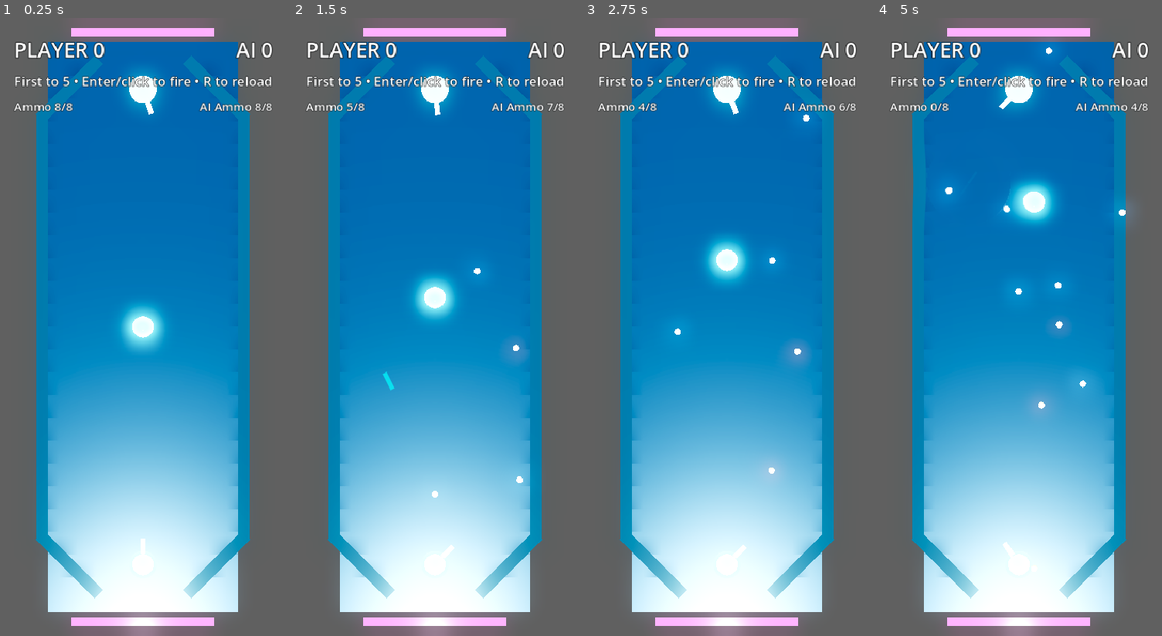
Above: before the commit, frames 1-4 (left to right).
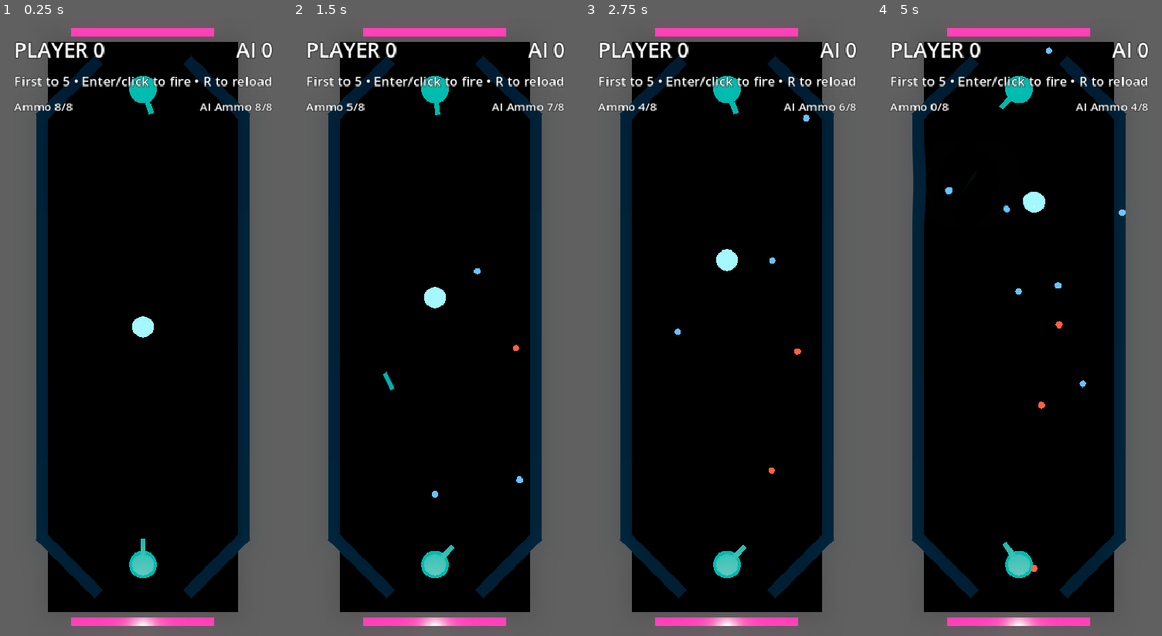
Above: after the commit, the same moments.

Repository: mchambers-mojang/sweet-vinegar-games
Game: Godot game, scene res://carom/scenes/carom_arena.tscn
The game is run twice, just before and just after one commit, with the same random seed, the same clock (stepped at 60 frames per second) and the same inputs. This scene is started directly instead of the project's main scene.
Inputs (mouse positions are in pixels of both pictures, inside the frame that each line leads up to):
- Up to frame 1 (0.25 s): no input
- Up to frame 2 (1.5 s): tap Enter (ui_accept) at 0.5, 0.77, 1.25 s; move the mouse to (497, 296) at 0.52 s; hold Right (ui_right) 0.53-1.25 s; hold Shift 0.53-1.25 s; click (497, 296) at 0.67 s; drag from (377, 357) to (420, 450) at 1.27 s
- Up to frame 3 (2.75 s): tap Enter (ui_accept) at 2 s; move the mouse to (755, 191) at 2.02 s; hold Right (ui_right) from 2.03 s (still down); tap Ctrl at 2.1 s
- Up to frame 4 (5 s): release Right (ui_right) at 2.75 s; tap Enter (ui_accept) at 2.75, 3.5, 3.77, 4.25 s; drag from (1004, 450) to (933, 234) at 2.77 s; move the mouse to (1104, 419) at 3.52 s; hold Left (ui_left) 3.53-4.25 s; tap R at 3.6 s; drag from (933, 234) to (976, 172) at 4.27 s

The runs differ from the first frame. In frame 1, 69% of the frame differs, in the area x 12-88%, y 1-100%; in frame 2, 69%; in frame 3, 69%; in frame 4, 69%, in the area x 12-90%, y 1-100%.

Commit message:
feat: Geometry Wars visual style — dark void with neon outlines
- Floor now near-black with no emission (dark void)
- Walls very dark with minimal emission (subtle neon edges)
- DirectionalLight dropped to 0.15 energy, shadows off
- Environment: black background, minimal ambient, ACES tonemap
- Glow re-enabled but very subtle (0.4 intensity, 0.05 bloom)
- Puck/turret/projectile emissions all reduced to prevent washout
- Objects self-illuminate via emission against the dark background
- Overall feel: neon shapes floating in blackness

Co-authored-by: Copilot <223556219+Copilot@users.noreply.github.com>

Diff:
--- a/carom/scenes/carom_arena.tscn
+++ b/carom/scenes/carom_arena.tscn
@@ -31,40 +31,41 @@
 [sub_resource type="BoxMesh" id="8"]
 size = Vector3(6, 1.6, 0.4)
 
-; Floor material (dark)
+; Floor material — nearly black, no emission (Geometry Wars: dark void with grid)
 [sub_resource type="StandardMaterial3D" id="11"]
-albedo_color = Color(0.03, 0.04, 0.08, 1)
+albedo_color = Color(0.01, 0.01, 0.02, 1)
+emission_enabled = false
+roughness = 0.9
+
+; Wall material — very dark with subtle neon edge emission only
+[sub_resource type="StandardMaterial3D" id="12"]
+albedo_color = Color(0.01, 0.02, 0.03, 1)
 emission_enabled = true
-emission = Color(0.05, 0.35, 0.55, 1)
-emission_energy_multiplier = 0.8
-roughness = 0.3
-
-; Wall material (subtle neon)
-[sub_resource type="StandardMaterial3D" id="12"]
-albedo_color = Color(0.06, 0.09, 0.14, 1)
-emission_enabled = true
-emission = Color(0.08, 0.5, 0.65, 1)
-emission_energy_multiplier = 0.6
-roughness = 0.12
+emission = Color(0.0, 0.4, 0.55, 1)
+emission_energy_multiplier = 0.4
+roughness = 0.8
 
 ; Goal zone material (magenta glow)
 [sub_resource type="StandardMaterial3D" id="13"]
-albedo_color = Color(0.4, 0.05, 0.35, 0.45)
+albedo_color = Color(0.05, 0.01, 0.04, 0.6)
 transparency = 1
 emission_enabled = true
-emission = Color(1.2, 0.15, 0.85, 1)
-emission_energy_multiplier = 2.1
+emission = Color(1.0, 0.1, 0.6, 1)
+emission_energy_multiplier = 1.2
 roughness = 0.05
 
 [sub_resource type="Environment" id="14"]
 background_mode = 1
-background_color = Color(0.02, 0.02, 0.04, 1)
+background_color = Color(0.0, 0.0, 0.0, 1)
 ambient_light_source = 2
-ambient_light_color = Color(0.06, 0.08, 0.12, 1)
-ambient_light_energy = 0.4
+ambient_light_color = Color(0.02, 0.03, 0.05, 1)
+ambient_light_energy = 0.15
 tonemap_mode = 2
-tonemap_white = 1.2
-glow_enabled = false
+tonemap_white = 1.5
+glow_enabled = true
+glow_intensity = 0.4
+glow_bloom = 0.05
+glow_blend_mode = 0
 
 [sub_resource type="CameraAttributesPractical" id="15"]
 auto_exposure_enabled = false
@@ -79,8 +80,8 @@
 [node name="DirectionalLight3D" type="DirectionalLight3D" parent="."]
 position = Vector3(0, 8, 12)
 rotation_degrees = Vector3(-55, 0, 0)
-light_energy = 1.0
-shadow_enabled = true
+light_energy = 0.15
+shadow_enabled = false
 
 ; --- Floor ---
 [node name="Floor" type="StaticBody3D" parent="."]
--- a/carom/scenes/carom_projectile.tscn
+++ b/carom/scenes/carom_projectile.tscn
@@ -10,10 +10,10 @@
 height = 0.28
 
 [sub_resource type="StandardMaterial3D" id="3"]
-albedo_color = Color(0.16, 0.95, 1, 1)
+albedo_color = Color(0.05, 0.2, 0.25, 1)
 emission_enabled = true
-emission = Color(0.18, 1.3, 1.5, 1)
-emission_energy_multiplier = 2.0
+emission = Color(0.1, 0.8, 1.0, 1)
+emission_energy_multiplier = 1.0
 roughness = 0.05
 
 [node name="CaromProjectile" type="CharacterBody3D"]
--- a/carom/scenes/carom_puck.tscn
+++ b/carom/scenes/carom_puck.tscn
@@ -15,10 +15,10 @@
 height = 0.9
 
 [sub_resource type="StandardMaterial3D" id="4"]
-albedo_color = Color(0.22, 0.95, 1, 1)
+albedo_color = Color(0.05, 0.2, 0.25, 1)
 emission_enabled = true
-emission = Color(0.25, 1.4, 1.6, 1)
-emission_energy_multiplier = 1.8
+emission = Color(0.15, 0.9, 1.0, 1)
+emission_energy_multiplier = 1.0
 roughness = 0.08
 
 [sub_resource type="PhysicsMaterial" id="5"]
--- a/carom/scenes/carom_turret.tscn
+++ b/carom/scenes/carom_turret.tscn
@@ -3,10 +3,10 @@
 [ext_resource type="Script" path="res://carom/scripts/carom_turret.gd" id="1"]
 
 [sub_resource type="StandardMaterial3D" id="1"]
-albedo_color = Color(0.08, 0.14, 0.18, 1)
+albedo_color = Color(0.02, 0.04, 0.05, 1)
 emission_enabled = true
-emission = Color(0.1, 1.0, 0.95, 1)
-emission_energy_multiplier = 1.6
+emission = Color(0.05, 0.7, 0.65, 1)
+emission_energy_multiplier = 0.8
 roughness = 0.15
 
 [sub_resource type="CylinderMesh" id="2"]
--- a/carom/scripts/carom_projectile.gd
+++ b/carom/scripts/carom_projectile.gd
@@ -26,10 +26,10 @@
 	var mesh_instance := get_node_or_null("MeshInstance3D") as MeshInstance3D
 	if mesh_instance:
 		var mat := StandardMaterial3D.new()
-		mat.albedo_color = color
+		mat.albedo_color = Color(color.r * 0.1, color.g * 0.1, color.b * 0.1)
 		mat.emission_enabled = true
-		mat.emission = color * 1.4
-		mat.emission_energy_multiplier = 2.0
+		mat.emission = color
+		mat.emission_energy_multiplier = 1.0
 		mesh_instance.material_override = mat
 
 
